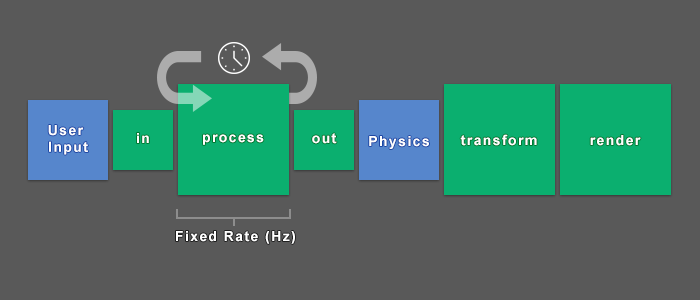
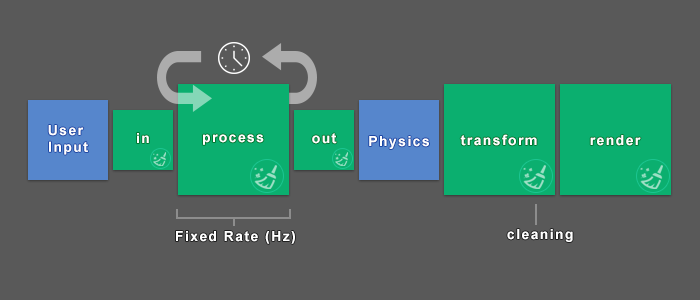
Layer changes from the first 700px x 300px image to the second:
added group "cleanup copy 4" with 2 layers above "cleanup copy 3" over [153, 152, 166, 166]
added layer "Layer 3" (1st of 5, in "cleanup copy 4") (60%) in group "cleanup copy 4" over [153, 152, 166, 166]
added group "cleanup copy 3" with 2 layers above "cleanup copy 2" over [335, 152, 348, 166]
added layer "Layer 3" (2nd of 5, in "cleanup copy 3") (60%) in group "cleanup copy 3" over [335, 152, 348, 166]
added group "cleanup copy 2" with 2 layers above "cleanup copy" over [254, 165, 277, 189]
added layer "Layer 3" (3rd of 5, in "cleanup copy 2") (60%) in group "cleanup copy 2" over [254, 165, 277, 189]
added group "cleanup copy" with 2 layers above "cleanup" over [523, 165, 546, 189]
added layer "Layer 3" (4th of 5, in "cleanup copy") (60%) in group "cleanup copy" over [523, 165, 546, 189]
added group "cleanup" with 2 layers above "cleanup_phase" over [640, 165, 663, 189]
added layer "Layer 3" (5th of 5, in "cleanup") (60%) in group "cleanup" over [640, 165, 663, 189]
added group "cleanup_phase" with 2 layers above "pipeline" over [507, 204, 573, 242]
added layer "mark" (1st of 2, in "cleanup_phase") in group "cleanup_phase" over [535, 204, 537, 225]
added layer "cleaning" in group "cleanup_phase" over [507, 229, 573, 242]
